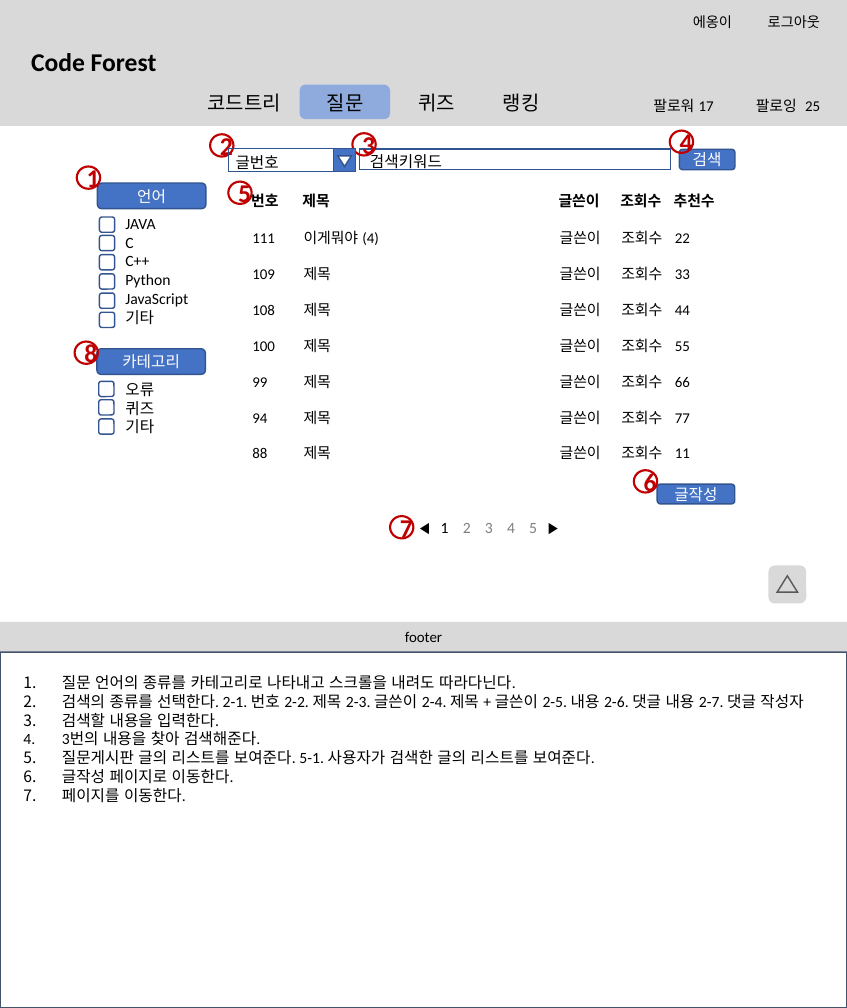
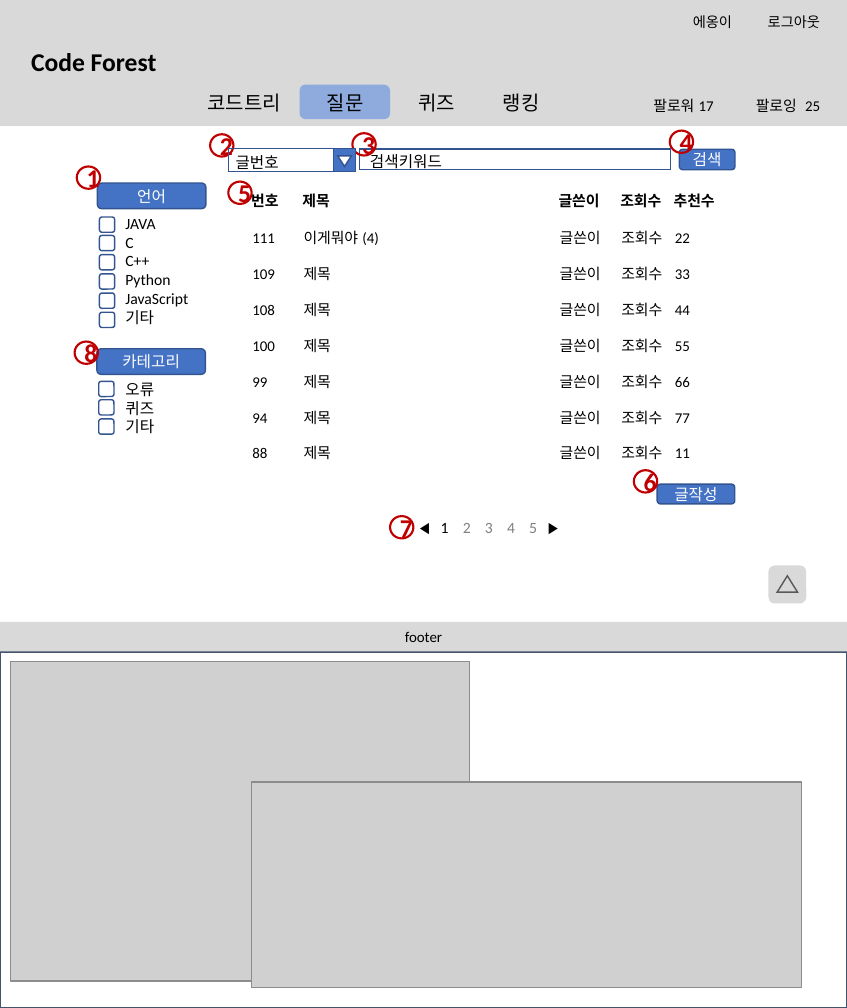
Before and after one commit to btcdd/document, a slide deck: slide 12 of 스토리보드.pptx. Drawn at 847x1008 pixels with LibreOffice and Linux fonts; fonts in the diff are those of the drawing; grey boxes stand for pictures; background and template pictures are left out. Boxes give left, top, right and bottom in pixels: in the first picture for what was removed or moved away, otherwise in the second. Text is boxed around its words. In the diff, an @@ line names an element or a change of style, - is before the commit and + after.

```diff
--- a/스토리보드.pptx
+++ b/스토리보드.pptx
@@ picture added at box(10, 662, 469, 981) @@
@@ text removed at box(62, 675, 803, 803) @@
-1. 질문 언어의 종류를 카테고리로 나타내고 스크롤을 내려도 따라다닌다.
-2. 검색의 종류를 선택한다. 2-1. 번호 2-2. 제목 2-3. 글쓴이 2-4. 제목 + 글쓴이 2-5. 내용 2-6. 댓글 내용 2-7. 댓글 작성자
-3. 검색할 내용을 입력한다.
-4. 3번의 내용을 찾아 검색해준다.
-5. 질문게시판 글의 리스트를 보여준다. 5-1. 사용자가 검색한 글의 리스트를 보여준다.
-6. 글작성 페이지로 이동한다.
-7. 페이지를 이동한다.
@@ picture added at box(252, 782, 801, 987) @@
```
Also in this commit, not shown: 36 other slides changed, 2 slides removed.
